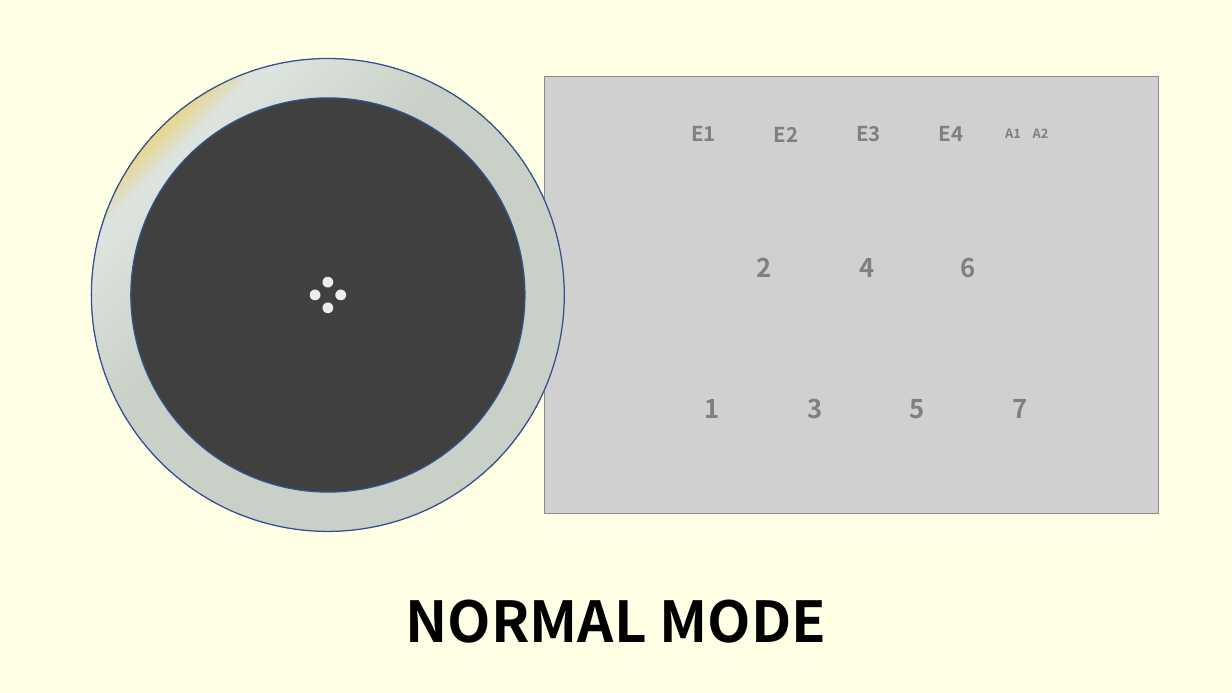
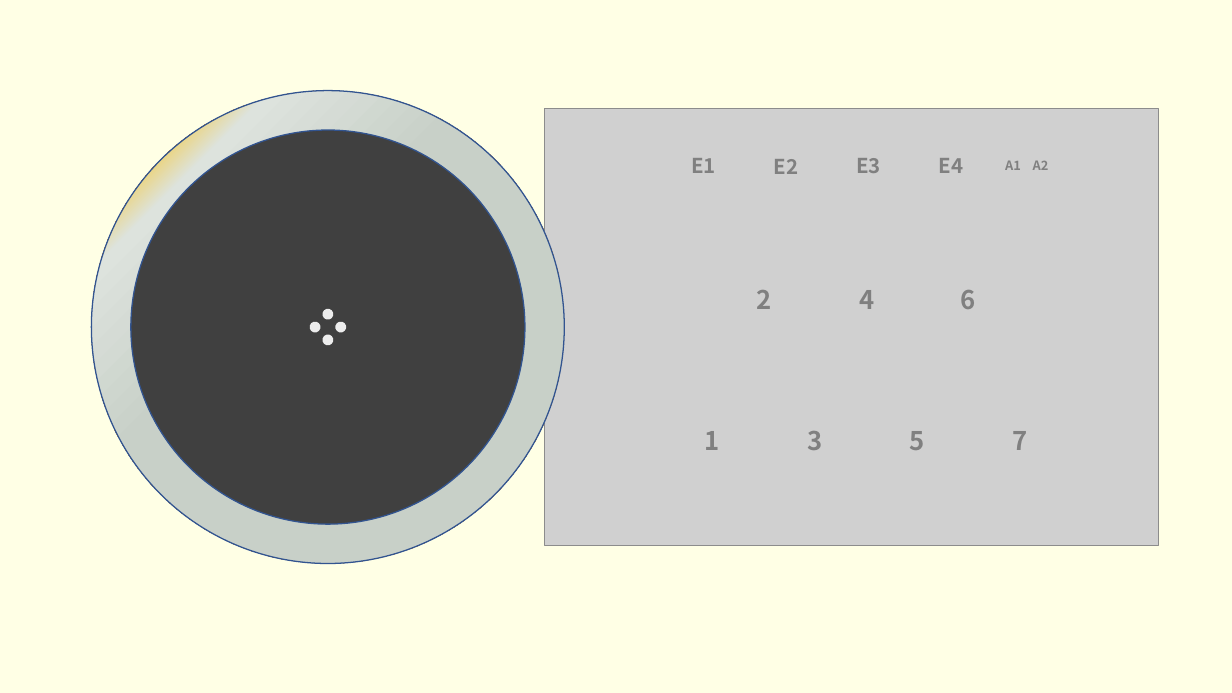
Before and after one commit to whowechina/iidx_pico, a slide deck: slide 1 of doc/Firmware_manual.pptx. Drawn at 1232x693 pixels with LibreOffice and Linux fonts; fonts in the diff are those of the drawing; grey boxes stand for pictures; background and template pictures are left out. Boxes give left, top, right and bottom in pixels: in the first picture for what was removed or moved away, otherwise in the second. Text is boxed around its words. In the diff, an @@ line names an element or a change of style, - is before the commit and + after.

Commit message:
Better setup mode

```diff
--- a/doc/Firmware_manual.pptx
+++ b/doc/Firmware_manual.pptx
@@ 7 texts, 1 donut: place and size @@
-7 texts, 1 donut at bbox=[91, 58, 1027, 531]
+7 texts, 1 donut at bbox=[91, 91, 1027, 564]
@@ 6 texts, 5 ellipses, 1 picture: place and size @@
-6 texts, 5 ellipses, 1 picture at bbox=[131, 77, 1158, 513]
+6 texts, 5 ellipses, 1 picture at bbox=[131, 109, 1158, 545]
@@ title removed at bbox=[405, 599, 826, 643] @@
-NORMAL MODE
```
Also in this commit, not shown: 3 other slides changed, 4 other files.
